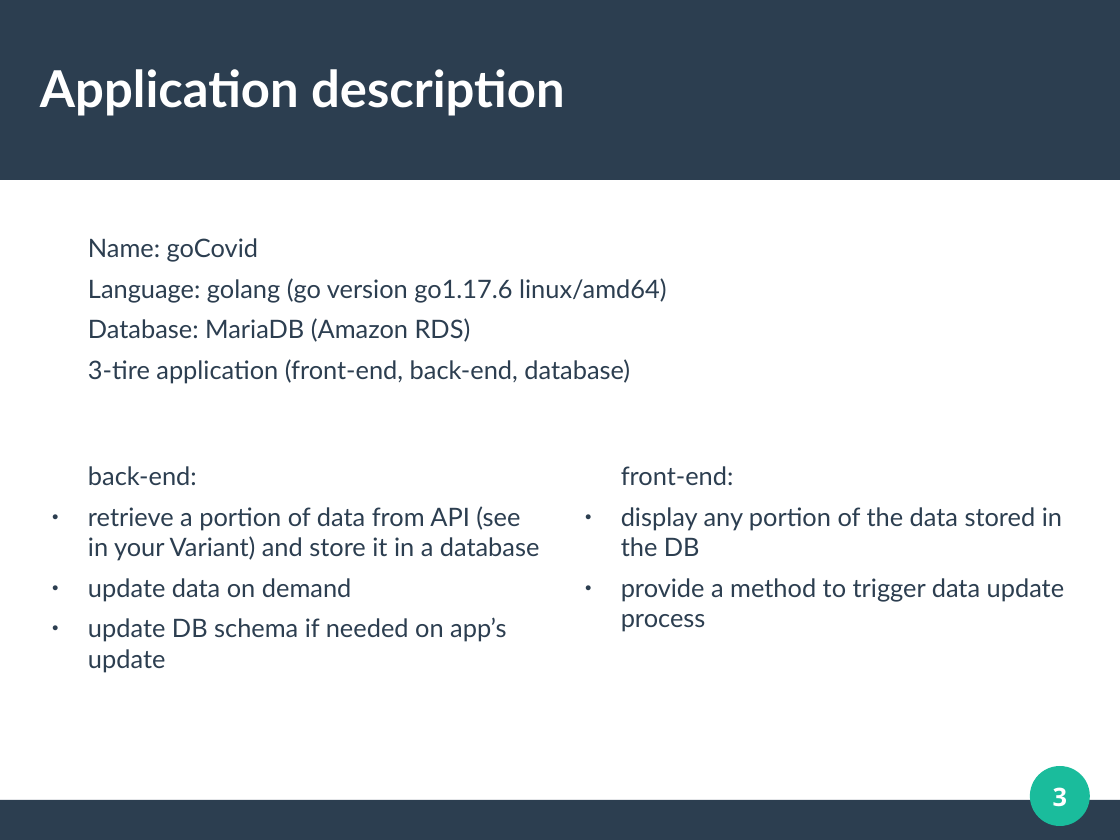
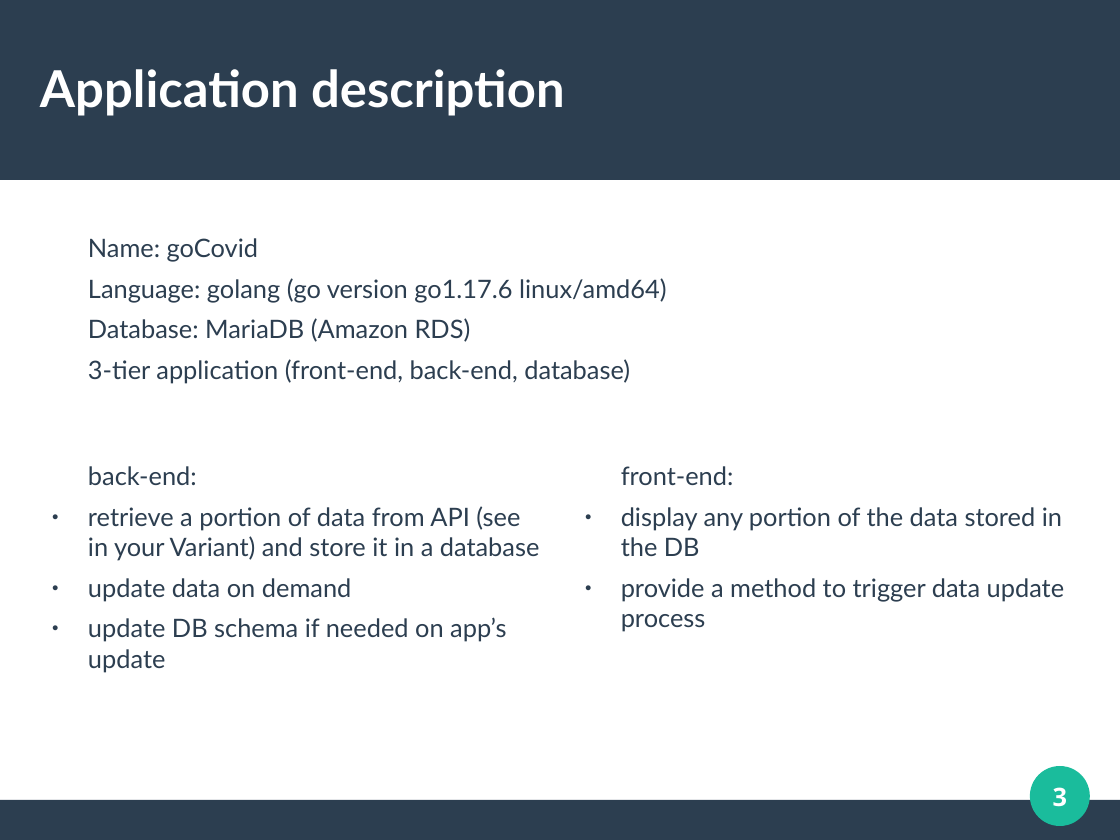
Before and after one commit to tty8747/goCovid19-app, a slide deck: slide 3 of diploma.odp. Drawn at 1120x840 pixels with LibreOffice and Linux fonts; fonts in the diff are those of the drawing. Boxes give left, top, right and bottom in pixels: in the first picture for what was removed or moved away, otherwise in the second. Text is boxed around its words. In the diff, an @@ line names an element or a change of style, - is before the commit and + after.

```diff
--- a/diploma.odp
+++ b/diploma.odp
@@ text at (88,359,630,383): text changed @@
-3-tire application (front-end, back-end, database)
+3-tier application (front-end, back-end, database)
```
Also in this commit, not shown: 9 other slides changed, 2 other files.
